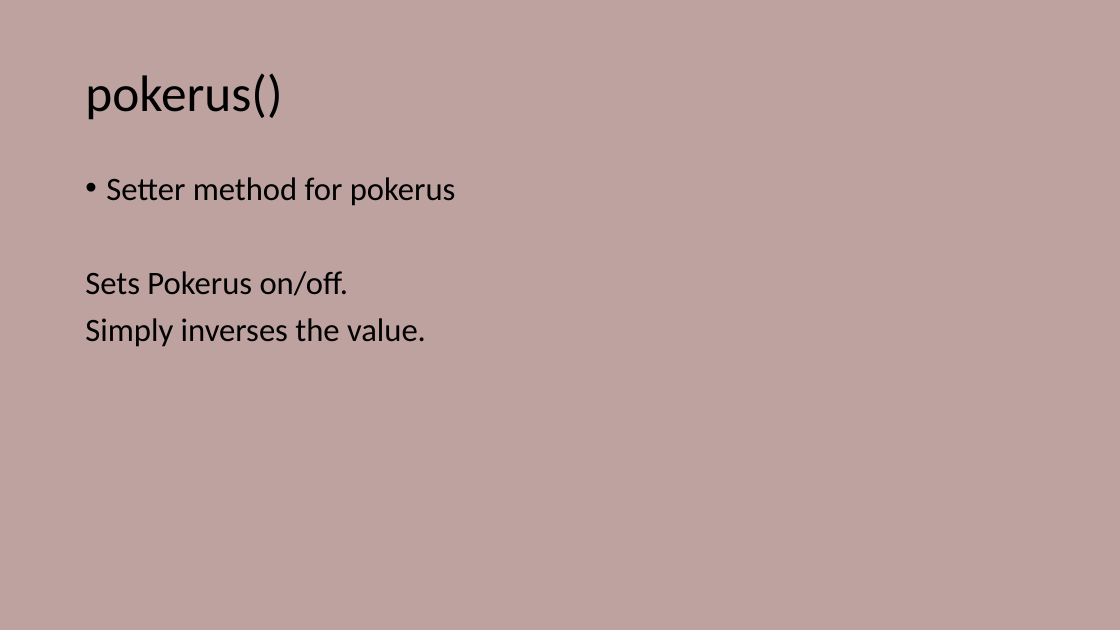
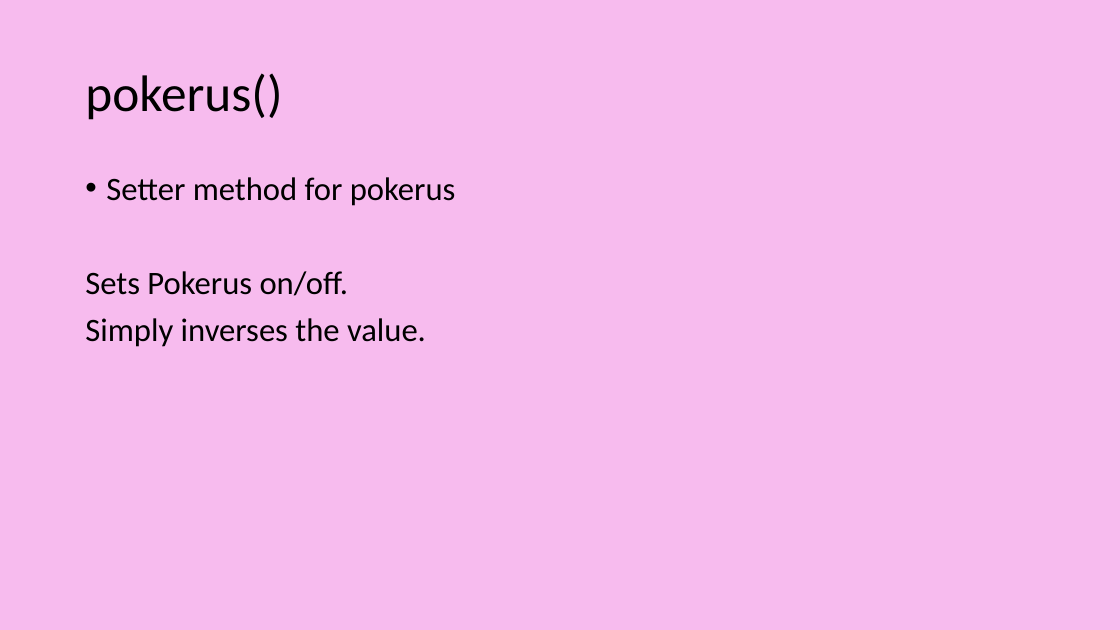
Before and after one commit to Ellime/PokemonEVCounter, a slide deck: slide 5 of Outline_PokemonEVCounterApp.pptx (slide 21 before the commit). Drawn at 1120x630 pixels with LibreOffice and Linux fonts; fonts in the diff are those of the drawing. Boxes give left, top, right and bottom in pixels: in the first picture for what was removed or moved away, otherwise in the second. Text is boxed around its words. In the diff, an @@ line names an element or a change of style, - is before the commit and + after.

Commit message:
Updating design doc

```diff
--- a/Outline_PokemonEVCounterApp.pptx
+++ b/Outline_PokemonEVCounterApp.pptx
@@ background #BDA29F to #F7BBEE @@
```
Also in this commit, not shown: 6 other slides changed, 3 slides removed.
